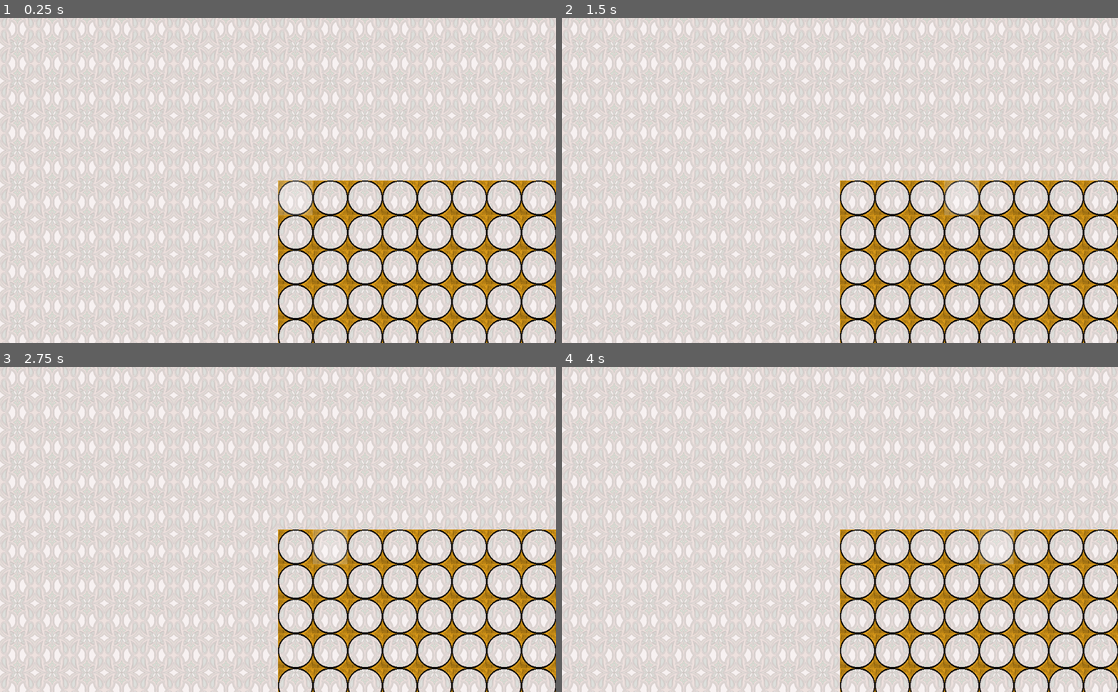
Above: before the commit, frames 1-4 (two rows, left to right).
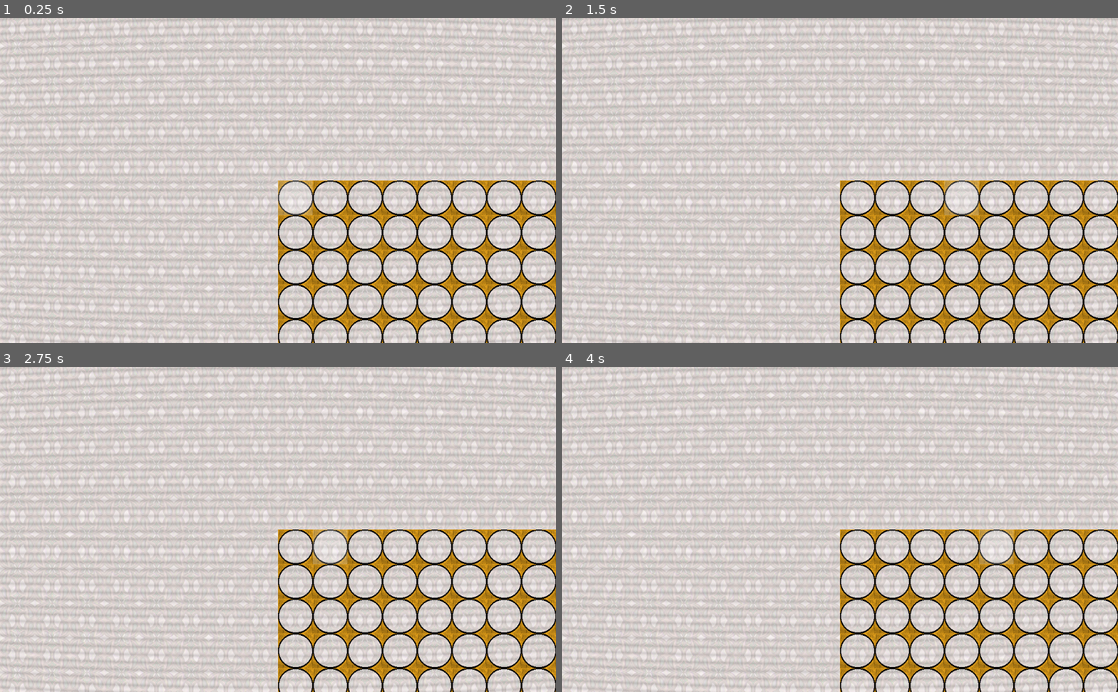
Above: after the commit, the same moments.

Repository: kybek/disconnect
Game: Godot game, scene res://src/world.tscn
Same seed, same stepped clock (60 frames per second), same inputs: the game is played once before the commit and once after it. This scene is started directly instead of the project's main scene. The engine's default icon, where the game draws it, is replaced by a stand-in: a white triangle on a blue panel in a dark square.
Inputs (mouse positions are in pixels of both pictures, inside the frame that each line leads up to):
- Up to frame 1 (0.25 s): no input
- Up to frame 2 (1.5 s): tap Enter at 0.5 s; move the mouse to (962, 164) at 0.52 s; right-click (962, 164) at 0.6 s; click (962, 164) at 0.67 s; tap Space (ui_select) at 0.77, 1.25 s; move the mouse to (728, 196) at 1.27 s; right-click (728, 196) at 1.35 s; click (728, 196) at 1.42 s
- Up to frame 3 (2.75 s): tap Space (ui_select) at 1.52 s; tap Enter at 2 s; move the mouse to (333, 458) at 2.02 s; right-click (333, 458) at 2.1 s; click (333, 458) at 2.17 s
- Up to frame 4 (4 s): tap Space (ui_select) at 2.75, 3.02, 3.77 s; move the mouse to (812, 594) at 2.77 s; right-click (812, 594) at 2.85 s; click (812, 594) at 2.92 s; tap Enter at 3.5 s; move the mouse to (1006, 578) at 3.52 s; right-click (1006, 578) at 3.6 s; click (1006, 578) at 3.67 s

The runs differ from the first frame. In frame 1, 16% of the frame differs, in the area x 0-100%, y 0-100%; in frame 2, 16%; in frame 3, 16%; in frame 4, 16%.
Error in both runs: Trying to assign value of type 'HBoxContainer' to a variable of type 'Label'. (res://src/score.gd:95)

Commit message:
Fixed a critical bug
Fixed a critical bug that interrupted multiplayer connections thus rendering multiplayer unplayable.

Diff:
--- a/src/board.tscn
+++ b/src/board.tscn
@@ -8,4 +8,4 @@
 [node name="borders" type="Line2D" parent="."]
 width = 5.0
 default_color = Color( 0, 0, 0, 1 )
-texture_mode = 0
+texture_mode = 66
--- /dev/null
+++ b/src/crt_scrolling.shader
@@ -0,0 +1,35 @@
+shader_type canvas_item;
+
+// https://pastebin.com/LtwNM3da
+
+uniform float scan_line_count : hint_range(0, 1080) = 50.0;
+uniform bool scrolling = false;
+uniform float scroll_speed : hint_range(0.1, 99.9) = 50.0;
+
+vec2 uv_curve(vec2 uv) {
+    uv = (uv - 0.5) * 2.0;
+    uv.x *= 1.0 + pow(abs(uv.y) / 8.0, 2.0);
+    uv.y *= 1.0 + pow(abs(uv.x) / 4.5, 2.0);
+    uv /= 1.2;
+    uv = (uv / 2.0) + 0.5;
+    return uv;
+}
+
+void fragment() {
+    float PI = 3.14159;
+    float r = texture(SCREEN_TEXTURE, uv_curve(SCREEN_UV) + vec2(SCREEN_PIXEL_SIZE.x*0.0), 0.0).r;
+    float g = texture(SCREEN_TEXTURE, uv_curve(SCREEN_UV) + vec2(SCREEN_PIXEL_SIZE.x*1.0), 0.0).g;
+    float b = texture(SCREEN_TEXTURE, uv_curve(SCREEN_UV) + vec2(SCREEN_PIXEL_SIZE.x*-1.0), 0.0).b;
+
+    float s = 0.0;
+
+    if(scrolling) {
+        s = sin((uv_curve(SCREEN_UV).y + TIME/abs(100.0 - scroll_speed)) * scan_line_count * PI * 2.0);
+    } else {
+        s = sin(uv_curve(SCREEN_UV).y * scan_line_count * PI * 2.0);
+    }
+    s = (s * 0.5 + 0.5) * 0.9 + 0.1;
+    vec4 scan_line = vec4(vec3(pow(s, 0.25)), 1.0);
+
+    COLOR = vec4(r, g, b, 0.3) * scan_line;
+}
--- a/src/gamestate.gd
+++ b/src/gamestate.gd
@@ -90,6 +90,11 @@
 	player_powers[id] = power_name
 	player_colors[id] = new_player_color
 	emit_signal("player_list_changed")
+
+	# If we are the server, increase player count
+	if get_tree().get_network_unique_id() == 1:
+		player_count += 1
+		rset("player_count", player_count)
 
 
 func unregister_player(id) -> void:
@@ -202,11 +207,14 @@
 func begin_game(rows: int, cols: int) -> void:
 	assert(get_tree().is_network_server())
 
+	player_colors[get_tree().get_network_unique_id()] = player_color
 	rset("player_colors", player_colors)
 
+	print(player_names)
+
 	var turns_to_pick_from: Array = []
 
-	for i in range(0, len(players) + 1):
+	for i in range(0, player_count):
 		turns_to_pick_from.append(i)
 
 	randomize()
--- a/src/world.tscn
+++ b/src/world.tscn
@@ -1,33 +1,56 @@
-[gd_scene load_steps=8 format=2]
+[gd_scene load_steps=11 format=2]
 
-[ext_resource path="res://assets/board_tile_2.png" type="Texture" id=1]
-[ext_resource path="res://src/highlight.shader" type="Shader" id=2]
-[ext_resource path="res://icon.png" type="Texture" id=3]
-[ext_resource path="res://src/board.tscn" type="PackedScene" id=4]
-[ext_resource path="res://src/score.gd" type="Script" id=5]
-[ext_resource path="res://assets/background.png" type="Texture" id=6]
+[ext_resource path="res://src/crt_scrolling.shader" type="Shader" id=1]
+[ext_resource path="res://icon.png" type="Texture" id=2]
+[ext_resource path="res://assets/board_tile_2.png" type="Texture" id=3]
+[ext_resource path="res://src/highlight.shader" type="Shader" id=4]
+[ext_resource path="res://src/board.tscn" type="PackedScene" id=5]
+[ext_resource path="res://src/score.gd" type="Script" id=6]
+[ext_resource path="res://assets/background.png" type="Texture" id=7]
 
 [sub_resource type="ShaderMaterial" id=1]
-shader = ExtResource( 2 )
+shader = ExtResource( 1 )
+shader_param/scan_line_count = 50.0
+shader_param/scrolling = false
+shader_param/scroll_speed = 50.0
+
+[sub_resource type="ShaderMaterial" id=3]
+shader = ExtResource( 1 )
+shader_param/scan_line_count = 50.0
+shader_param/scrolling = false
+shader_param/scroll_speed = 50.0
+
+[sub_resource type="ShaderMaterial" id=2]
+shader = ExtResource( 4 )
 
 [node name="world" type="Node2D"]
+material = SubResource( 1 )
+
+[node name="TextureRect" type="TextureRect" parent="."]
+material = SubResource( 3 )
+margin_left = -1024.0
+margin_top = -600.0
+margin_right = 1024.0
+margin_bottom = 600.0
+texture = ExtResource( 2 )
+expand = true
 
 [node name="background" type="TextureRect" parent="."]
 margin_right = 1024.0
 margin_bottom = 600.0
-texture = ExtResource( 1 )
+texture = ExtResource( 3 )
 stretch_mode = 2
 
 [node name="highlight" type="TextureRect" parent="background"]
-material = SubResource( 1 )
+material = SubResource( 2 )
 margin_right = 40.0
 margin_bottom = 40.0
-texture = ExtResource( 3 )
+texture = ExtResource( 2 )
 stretch_mode = 2
 
 [node name="players" type="Node2D" parent="."]
 
-[node name="board" parent="." instance=ExtResource( 4 )]
+[node name="board" parent="." instance=ExtResource( 5 )]
 
 [node name="turns" type="Node2D" parent="."]
 
Not shown: 2 places in src/world.tscn that only renumber resources
